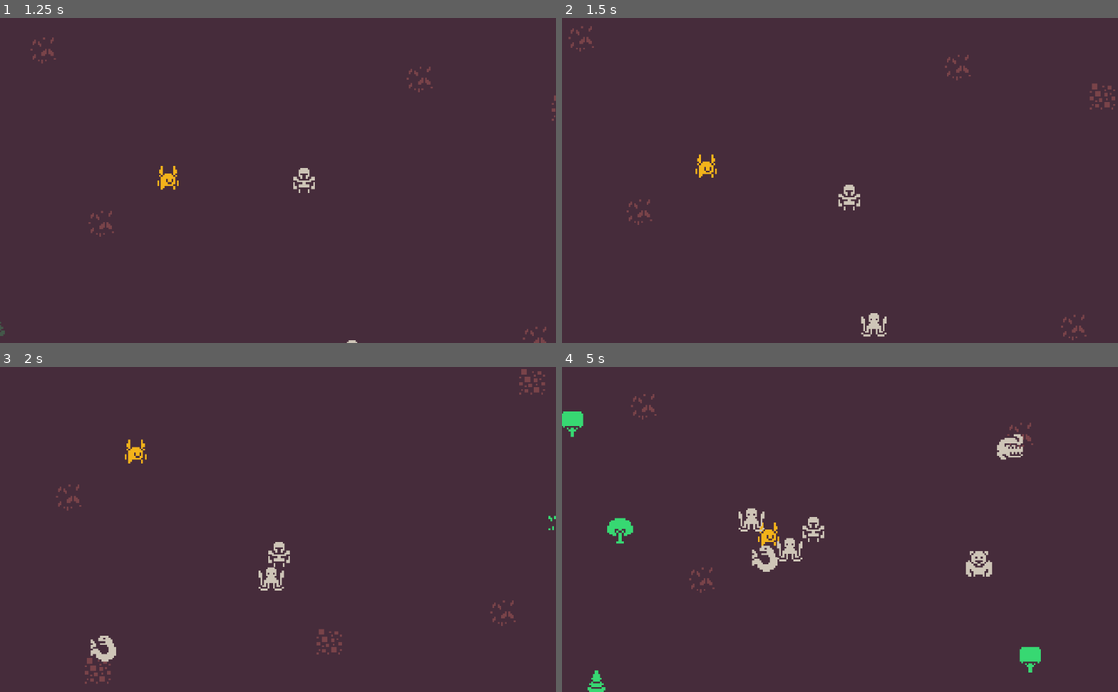
Above: before the commit, frames 1-4 (two rows, left to right).
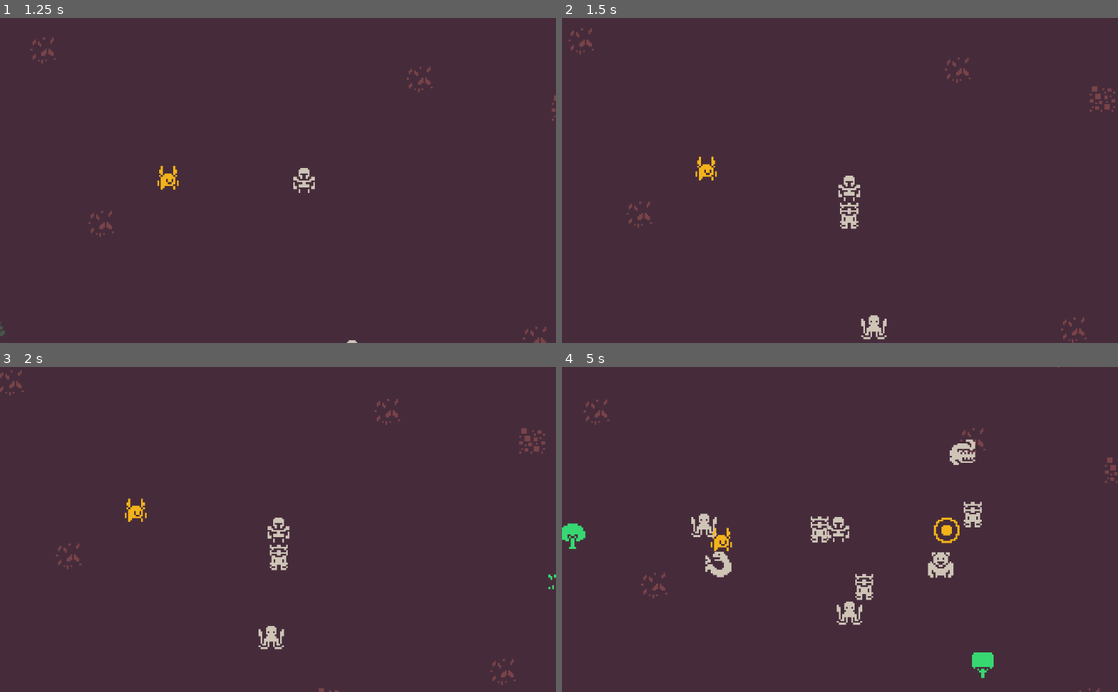
Above: after the commit, the same moments.

Repository: dsg-jam/LD46
Game: Godot game, scene res://assets/scenes/test.tscn
The game is run twice, just before and just after one commit, with the same random seed, the same clock (stepped at 60 frames per second) and the same inputs.
Inputs:
- Up to frame 1 (1.25 s): tap Enter at 0.5 s; hold Right (player_right) from 0.53 s (still down); tap F (player_mine) at 0.6 s
- Up to frame 2 (1.5 s): release Right (player_right) at 1.28 s; hold Down (player_down) from 1.28 s (still down); tap G (player_place_turret) at 1.35 s
- Up to frame 3 (2 s): keep holding Down (player_down)
- Up to frame 4 (5 s): release Down (player_down) at 2.03 s; hold Right (player_right) 2.03-2.78 s; tap F (player_mine) at 2.1, 3.6 s; hold Up (player_up) 2.78-3.53 s; tap G (player_place_turret) at 2.85, 4.35 s; hold Left (player_left) from 3.53 s (still down)

Frame 1 is identical in both runs. In frame 2, 1.1% of the frame differs, in the area x 1-100%, y 2-100%; in frame 3, 2.2%; in frame 4, 5.0%, in the area x 0-100%, y 0-100%.

Commit message:
enemies are now attacking turrets

Diff:
--- a/assets/prefabs/Turret_1.tscn
+++ b/assets/prefabs/Turret_1.tscn
@@ -18,7 +18,7 @@
 upgrade_cost = {
 "iron": 0,
 "stone": 0,
-"wood": 20
+"wood": 0
 }
 
 [node name="Sprite" type="Sprite" parent="."]
--- a/assets/scripts/EnemyControl.gd
+++ b/assets/scripts/EnemyControl.gd
@@ -4,6 +4,7 @@
 export var damage = 20
 export var speed = 50
 export var combat_speed = 1 # Time interval in which enemy hurts the companion
+export var target_position = Vector2(0, 0)
 
 var time_combat = INF # Time since last damage
 var is_companion_alive = true
@@ -19,11 +20,12 @@
 	var select_frame = rng.randi_range(0, count_frames-1)
 	$Sprite.set_frame(select_frame)
 	companion = get_tree().current_scene.get_node("Companion")
+	target_position = companion.position
 	animation_player = $AnimationPlayer
 
 func _physics_process(delta):
 	if is_companion_alive:
-		var dir = (companion.position - position).normalized()
+		var dir = (target_position - position).normalized()
 		var is_collision = move_and_collide(dir*speed*delta)
 
 		if is_collision:
--- a/assets/scripts/TurretControl.gd
+++ b/assets/scripts/TurretControl.gd
@@ -8,6 +8,7 @@
 export var bullet_2_range = 5
 export var bullet_3_range = 1
 export var radius = 5
+export var companion_position = Vector2(0, 0)
 
 export var upgrade_cost = {"wood": 0, "stone": 0, "iron": 0}
 
@@ -32,9 +33,9 @@
 		if !body.is_in_group("enemies"):
 			continue
 
-		var resource = body.get_parent()
-		if !resource:
-			continue
+		var enemy = body
+		companion_position = enemy.target_position
+		enemy.target_position = position
 
 		var bullet_select = math_utils.rand_selection_weighted(rng, bullet_selection)
 		create_bullet(bullet_select, body)
@@ -42,31 +43,5 @@
 
 
 
-# Returns true if there are enough resources to upgrade the turret
-#func upgrade_resources(available_resources) -> bool:
-#	if level <= 2:
-#		if available_resources["wood"] >= upgrade_cost["wood"] and available_resources["stone"] >= upgrade_cost["stone"] and available_resources["iron"] >= upgrade_cost["iron"]:
-#			return true
-#		else:
-#			# "Not enough resources"
-#			return false
-#	else:
-#		# "Turret already has max level"
-#		return false
-#
-#
-#func upgrade_turret(available_resources) -> bool:
-#	if upgrade_resources(available_resources):
-#		level += 1
-#		var node: Node2D = turrets[level-2].instance()
-#		node.position = position
-#		queue_free()
-#		get_tree().current_scene.add_child(node)
-#		return true
-#	else:
-#		# "Try again :)"
-#		return false
-
-
 func _on_Timer_timeout():
 	turret_area()
